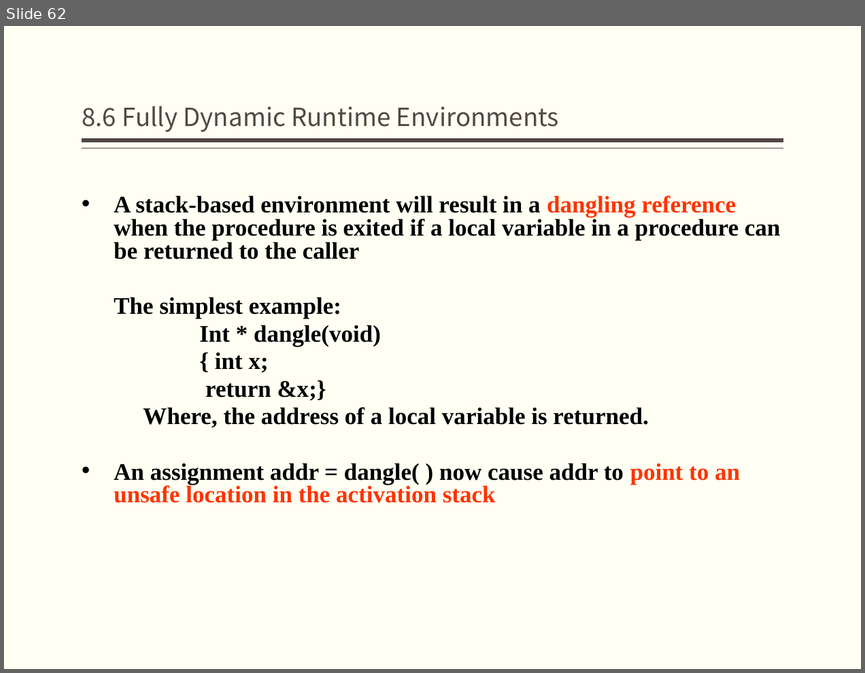
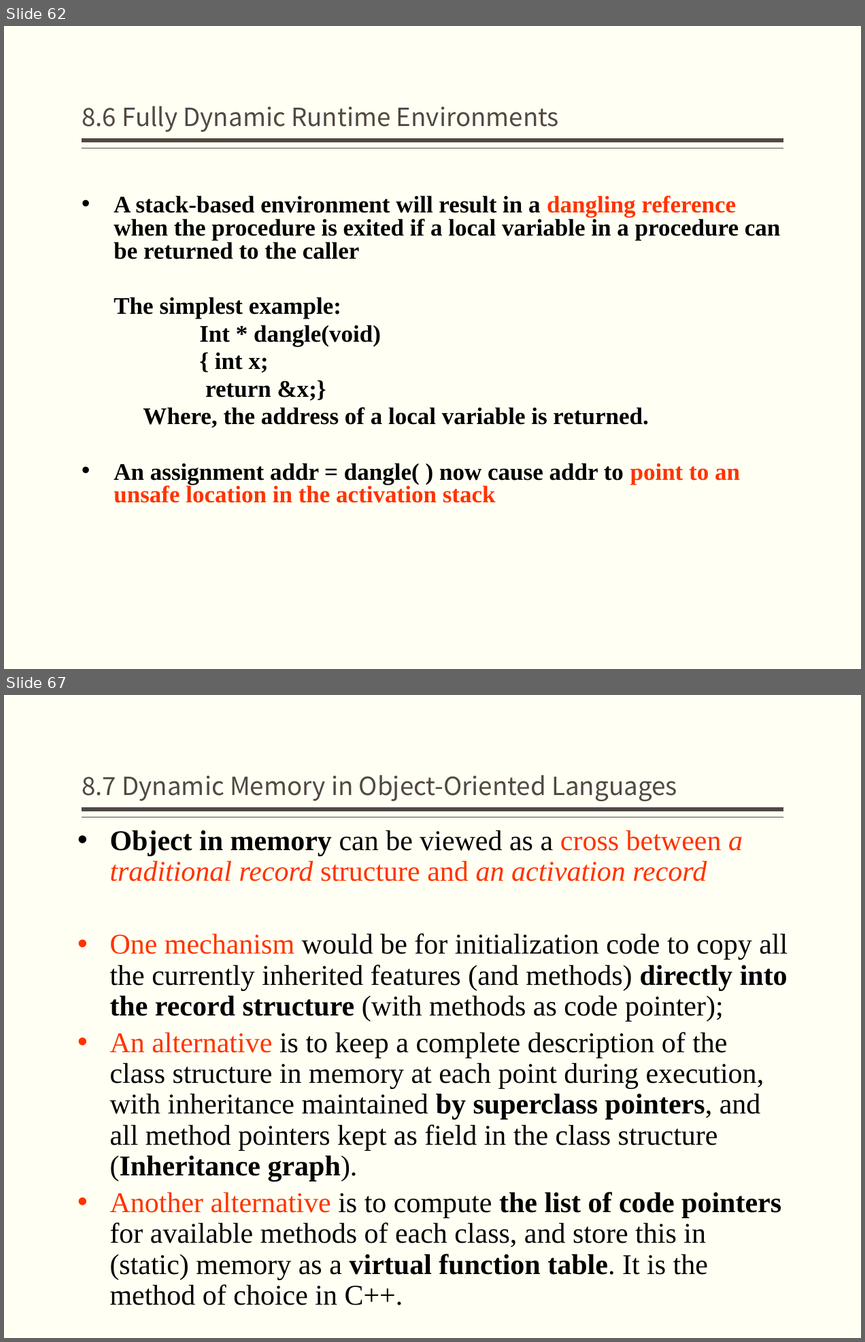
Before and after one commit to jz81/jz81.github.io, a slide deck: course/compiler/lecture/(Spring2020)Lecture8.pptx. Shown one above the other, each under a label of ours: slide 62 before the commit, slides 62 and 67 after it; the slides between them are not shown. The pictures are 865x673 and 865x1342 pixels, drawn with LibreOffice and Linux fonts; fonts in the diff are those of the drawing. Boxes give left, top, right and bottom in pixels: in the first picture for what was removed or moved away, otherwise in the second. Text is boxed around its words. In the diff, an @@ line names an element or a change of style, - is before the commit and + after.

```diff
--- a/course/compiler/lecture/(Spring2020)Lecture8.pptx
+++ b/course/compiler/lecture/(Spring2020)Lecture8.pptx
@@ slide 67 added at (4,695,861,1338), background #FFFFF3; not listed: 2 template elements that a slide beside it also shows @@
@@ title added at (82,775,677,801), 21 pt, text #514843 @@
+8.7 Dynamic Memory in Object-Oriented Languages
@@ text added at (110,830,787,1305), 24 pt, text #000000 @@
+• Object in memory can be viewed as a cross between a traditional record structure and an activation record
+• One mechanism would be for initialization code to copy all the currently inherited features (and methods) directly into the record structure (with methods as code pointer);
+• An alternative is to keep a complete description of the class structure in memory at each point during execution, with inheritance maintained by superclass pointers, and all method pointers kept as field in the class structure (Inheritance graph).
+• Another alternative is to compute the list of code pointers for available methods of each class, and store this in (static) memory as a virtual function table. It is the method of choice in C++.
```
Also in this commit, not shown: 4 slides changed, 18 other slides added.
